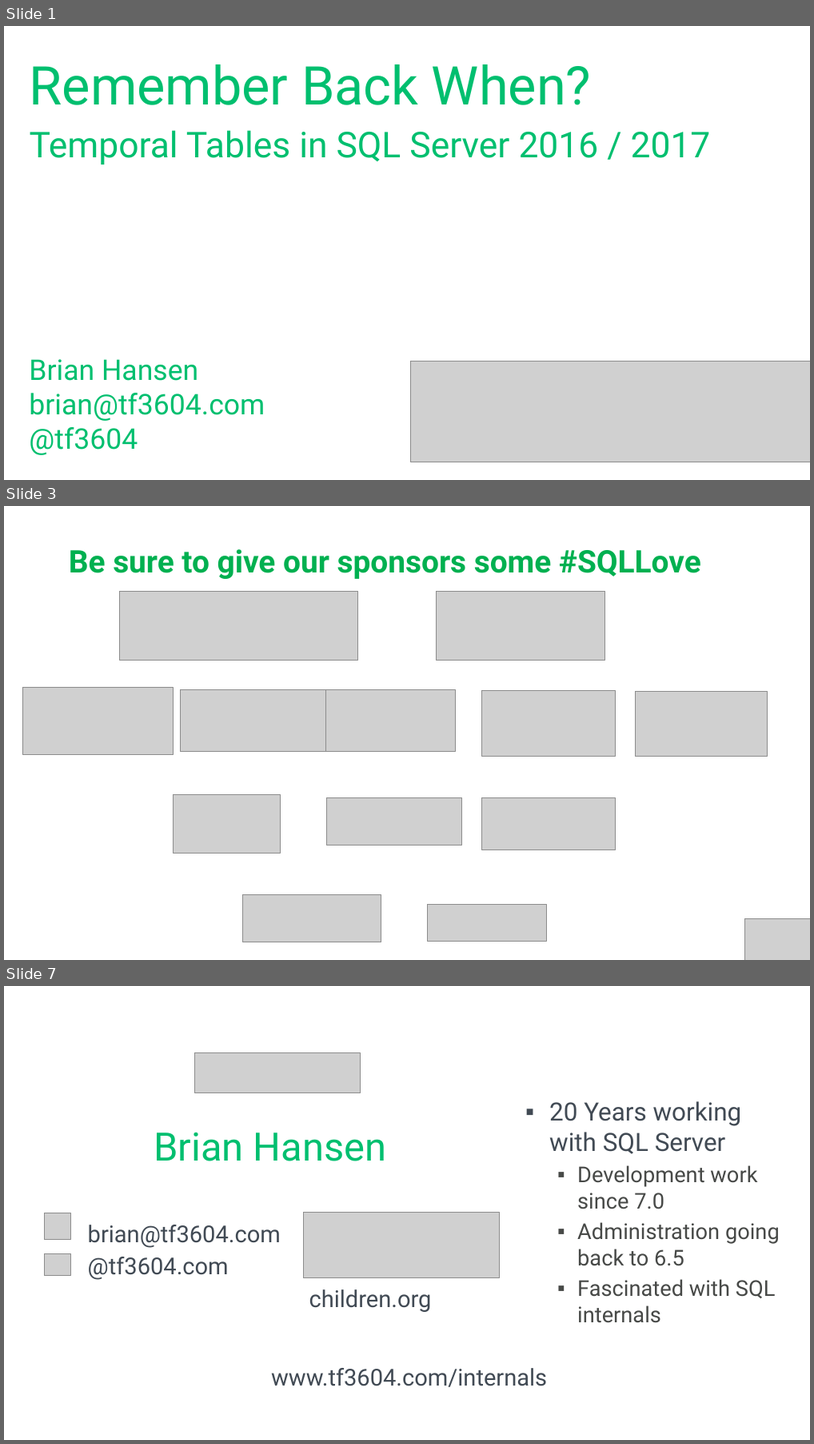
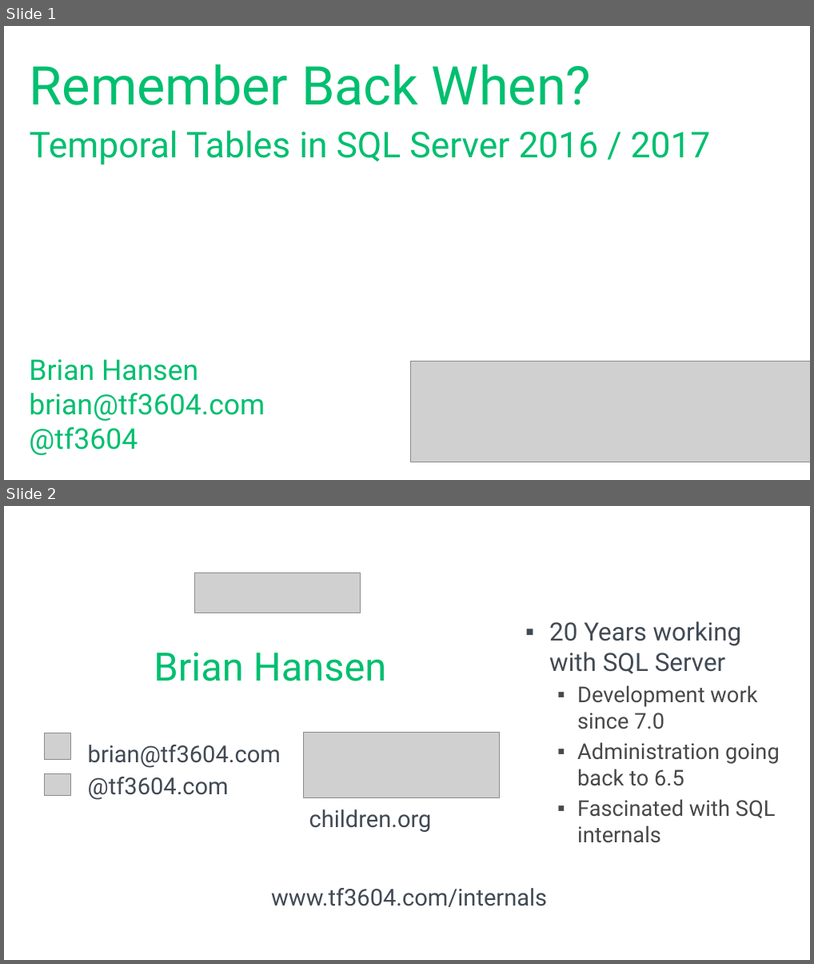
Before and after one commit to tf3604/RememberWhenTemporal, a slide deck: Temporal.pptx. Shown one above the other, each under a label of ours: slides 1, 3 and 7 before the commit, slides 1 and 2 after it; the slides between them are not shown. The pictures are 814x1444 and 814x964 pixels, drawn with LibreOffice and Linux fonts; fonts in the diff are those of the drawing; grey boxes stand for pictures; background and template pictures are left out. Boxes give left, top, right and bottom in pixels: in the first picture for what was removed or moved away, otherwise in the second. Text is boxed around its words. In the diff, an @@ line names an element or a change of style, - is before the commit and + after.

```diff
--- a/Temporal.pptx
+++ b/Temporal.pptx
@@ slide 3 removed at [4, 506, 810, 960], background #FFFFFF @@
@@ text removed at [69, 549, 702, 579] @@
-Be sure to give our sponsors some #SQLLove
@@ picture removed at [119, 591, 358, 660] @@
@@ picture removed at [436, 591, 605, 660] @@
@@ picture removed at [22, 687, 173, 754] @@
@@ picture removed at [181, 690, 331, 751] @@
@@ picture removed at [326, 690, 455, 751] @@
@@ picture removed at [482, 690, 616, 756] @@
@@ picture removed at [635, 691, 767, 756] @@
@@ picture removed at [173, 795, 281, 853] @@
@@ picture removed at [326, 797, 462, 844] @@
@@ picture removed at [482, 797, 616, 849] @@
@@ picture removed at [242, 895, 381, 942] @@
@@ picture removed at [428, 904, 546, 940] @@
@@ picture removed at [746, 918, 810, 960] @@
@@ what was slide 7 is now slide 2 @@
```
Also in this commit, not shown: 4 other slides removed.
